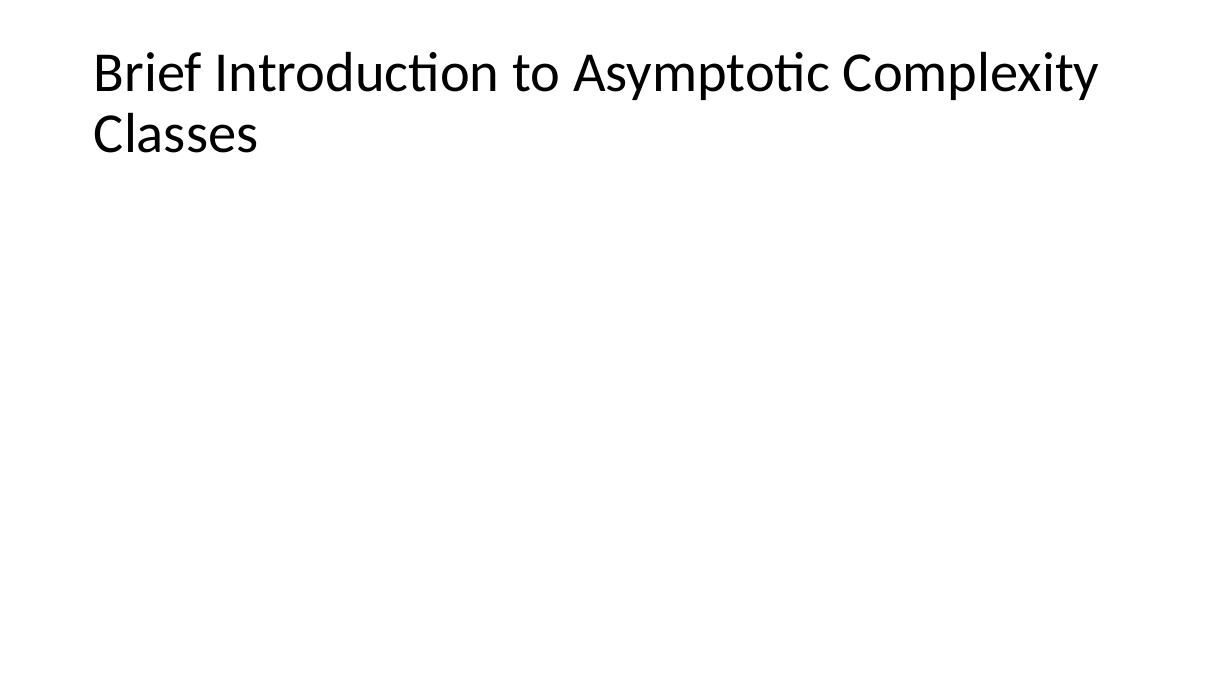
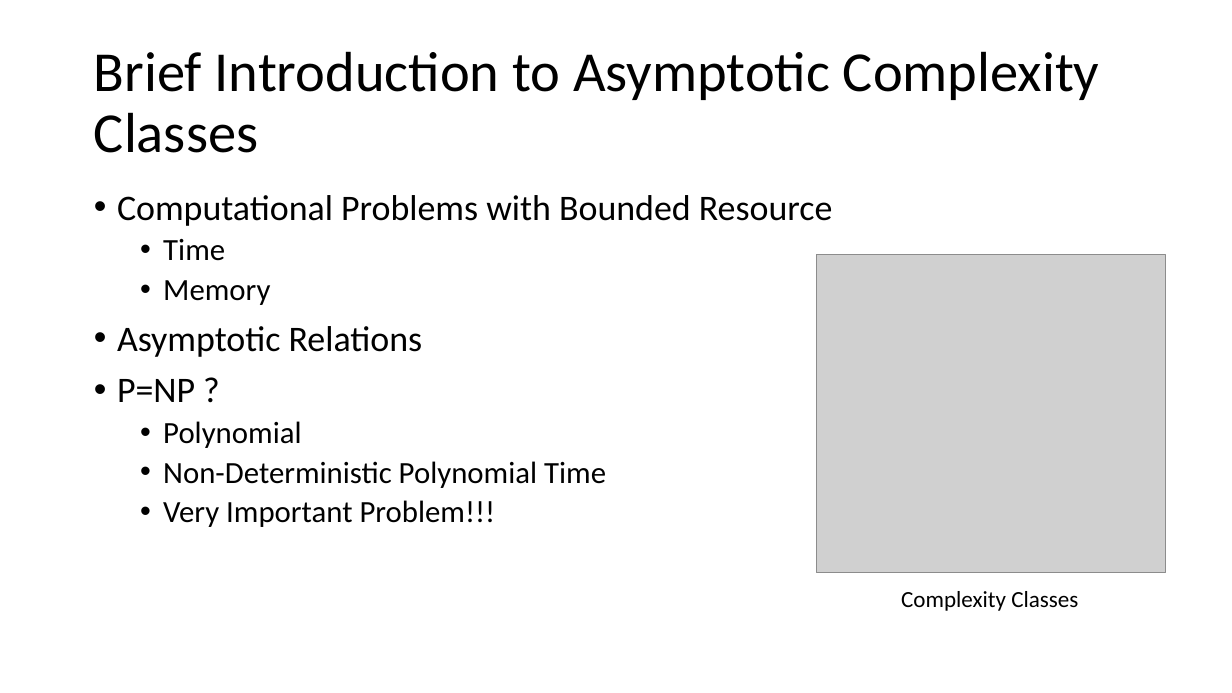
Before and after one commit to Corbin-Rochelle/E-and-M-Presentation, a slide deck: slide 9 of Discrete and Quantum Fourier Transforms.pptx (slide 8 before the commit). Drawn at 1232x693 pixels with LibreOffice and Linux fonts; fonts in the diff are those of the drawing; grey boxes stand for pictures. Boxes give left, top, right and bottom in pixels: in the first picture for what was removed or moved away, otherwise in the second. Text is boxed around its words. In the diff, an @@ line names an element or a change of style, - is before the commit and + after.

```diff
--- a/Discrete and Quantum Fourier Transforms.pptx
+++ b/Discrete and Quantum Fourier Transforms.pptx
@@ text added at (x1=117, y1=195, x2=832, y2=527), 24 pt, text #000000 @@
+• Computational Problems with Bounded Resource
+  • Time
+  • Memory
+• Asymptotic Relations
+• P=NP ?
+  • Polynomial
+  • Non-Deterministic Polynomial Time
+  • Very Important Problem!!!
@@ picture added at (x1=816, y1=255, x2=1165, y2=573) @@
@@ text added at (x1=901, y1=591, x2=1078, y2=611), 18 pt, text #000000 @@
+Complexity Classes
```
Also in this commit, not shown: 5 other slides changed, 4 slides added, 3 slides removed.
